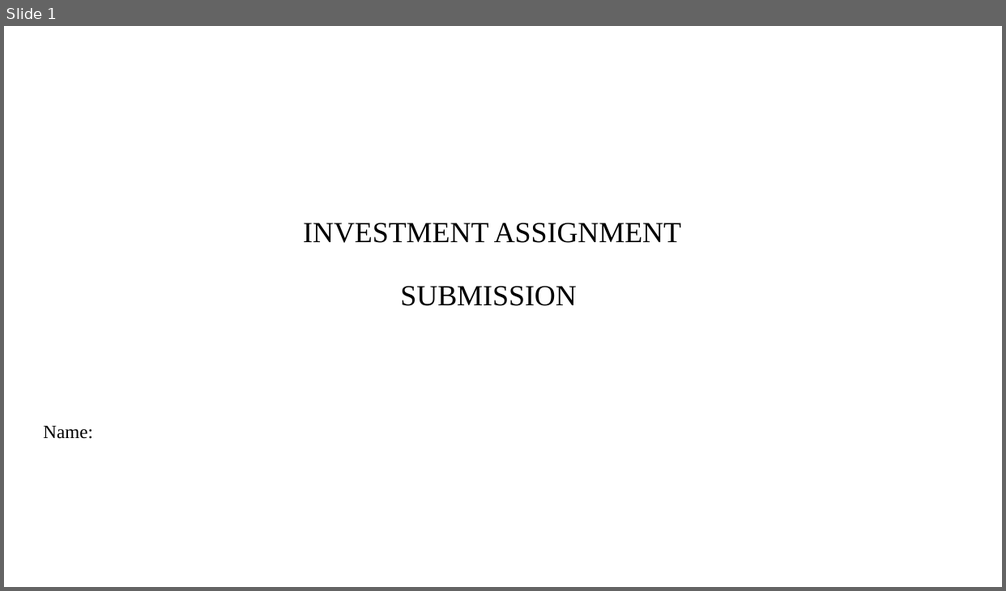
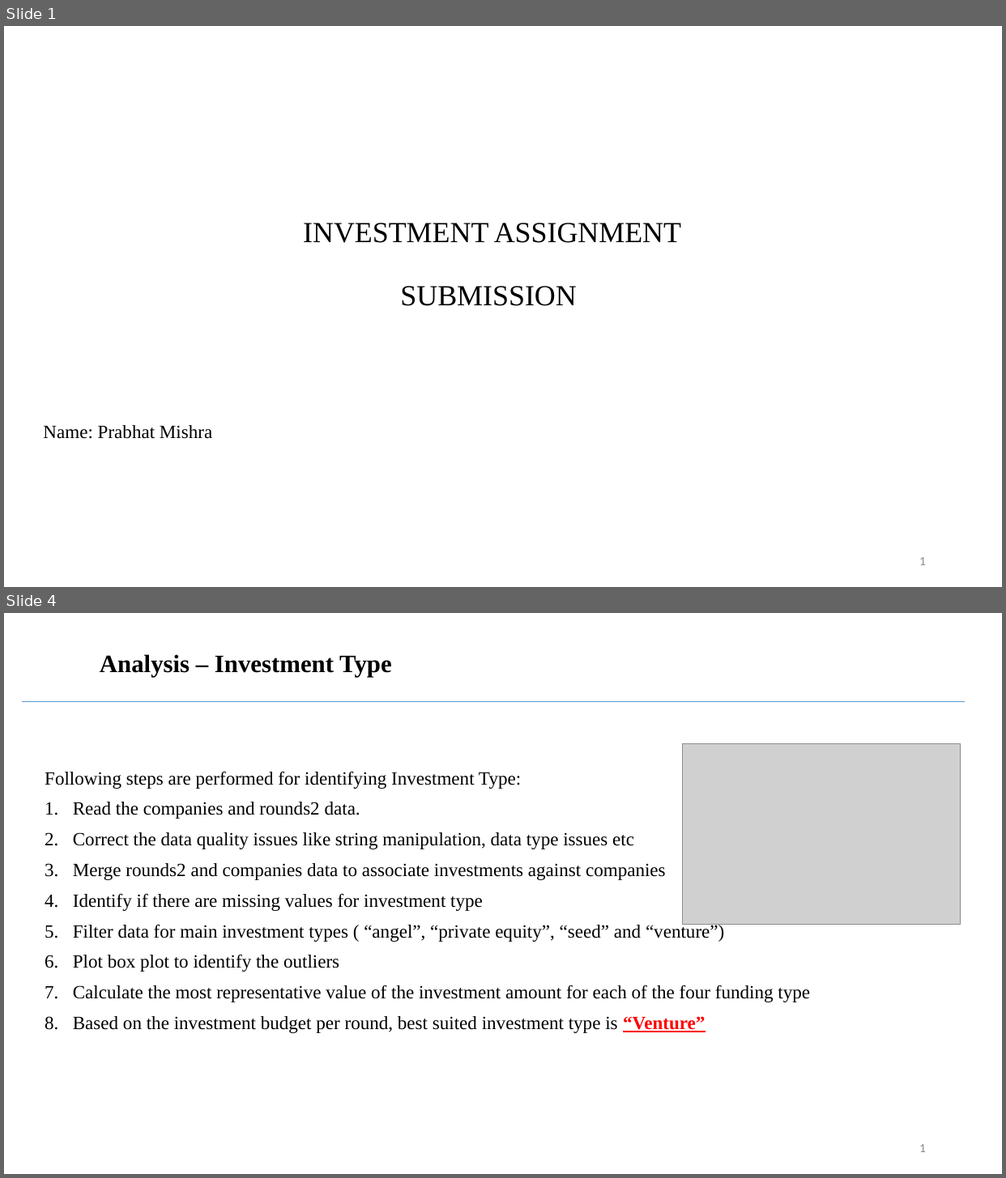
Before and after one commit to prabhatm0307/ai-ml, a slide deck: 2. Stats Essentials/2.Investment Assignment/INVEST.pptx. Shown one above the other, each under a label of ours: slide 1 before the commit, slides 1 and 4 after it; the slides between them are not shown. The pictures are 1006x591 and 1006x1178 pixels, drawn with LibreOffice and Linux fonts; fonts in the diff are those of the drawing; grey boxes stand for pictures; background and template pictures are left out. Boxes give left, top, right and bottom in pixels: in the first picture for what was removed or moved away, otherwise in the second. Text is boxed around its words. In the diff, an @@ line names an element or a change of style, - is before the commit and + after.

```diff
--- a/2. Stats Essentials/2.Investment Assignment/INVEST.pptx
+++ b/2. Stats Essentials/2.Investment Assignment/INVEST.pptx
@@ slide 4 added at (4,613,1002,1174), background #FFFFFF @@
@@ title added at (100,654,391,677), 24 pt, text #000000, bold @@
+Analysis – Investment Type
@@ line added from (22, 702) to (965, 702), #5B9BD5 0.5 pt @@
@@ picture added at (682,743,960,924) @@
@@ text added at (44,771,810,1033), 18 pt, text #000000 @@
+Following steps are performed for identifying Investment Type:
+1. Read the companies and rounds2 data.
+2. Correct the data quality issues like string manipulation, data type issues etc
+3. Merge rounds2 and companies data to associate investments against companies
+4. Identify if there are missing values for investment type
+5. Filter data for main investment types ( “angel”, “private equity”, “seed” and “venture”)
+6. Plot box plot to identify the outliers
+7. Calculate the most representative value of the investment amount for each of the four funding type
+8. Based on the investment budget per round, best suited investment type is “Venture”
@@ text added at (919,1144,926,1152), 12 pt, text #8C8C8C @@
+1
@@ slide 1 changed as well @@
@@ subtitle at (43,425,212,439): text changed @@
-Name:
+Name: Prabhat Mishra
@@ page number added at (919,557,926,565), 12 pt, text #8C8C8C @@
+1
```
Also in this commit, not shown: 6 other slides added, 9 slides removed, 6 other files.
